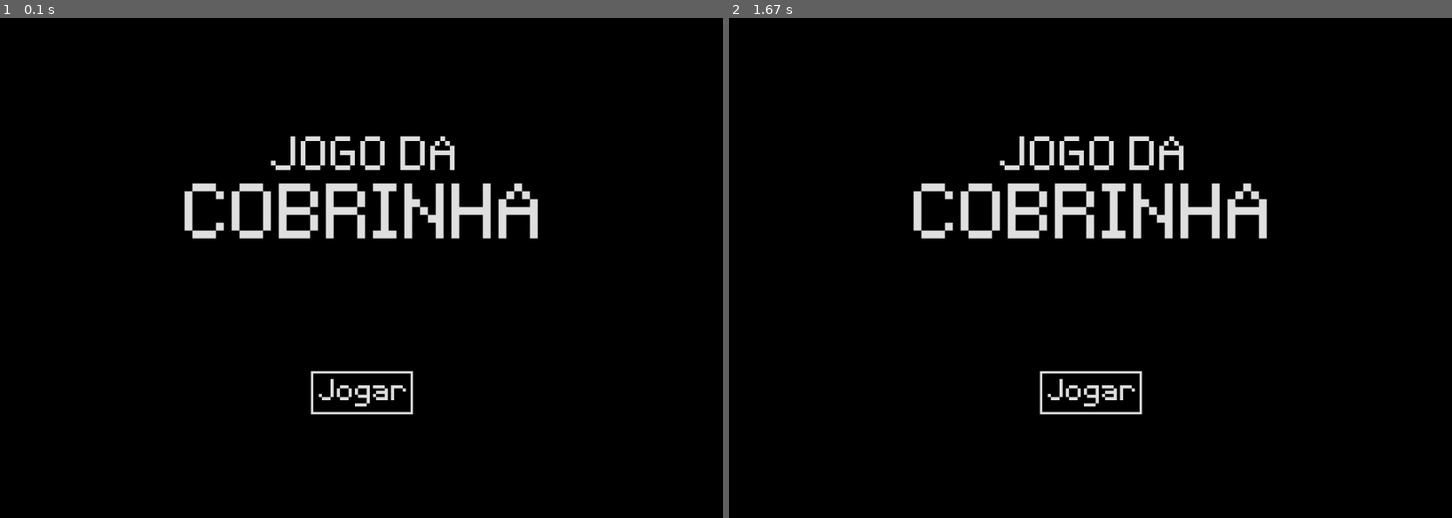
Above: before the commit, frames 1-2 (left to right).
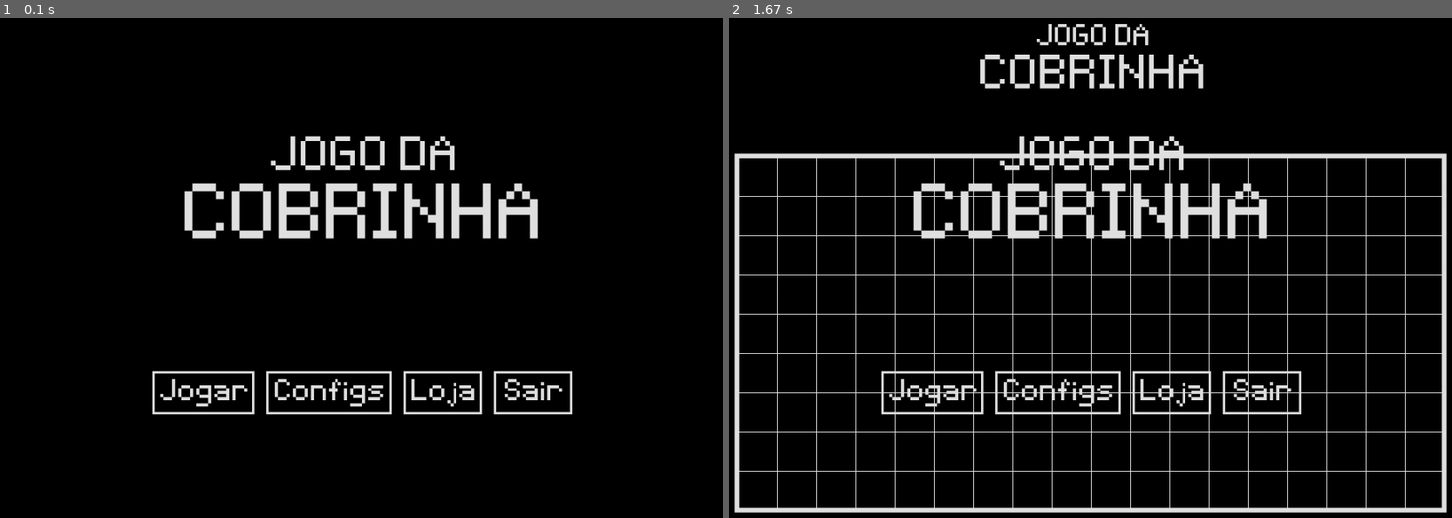
Above: after the commit, the same moments.

Repository: GiovanniDaldegan/jogo-da-cobrinha-pygame
Game: pygame game, started from scripts/main.py
Same seed, same stepped clock (60 frames per second), same inputs: the game is played once before the commit and once after it.
Inputs:
- Up to frame 1 (0.1 s): no input
- Up to frame 2 (1.67 s): tap Space at 0.33 s

The runs differ from the first frame. In frame 1, 1.7% of the frame differs, in the area x 20-80%, y 70-80%; in frame 2, 8.5%, in the area x 0-100%, y 1-99%.

Commit message:
20/07 - scene_manager
Tentei fazer o gerenciador de cenas funcionar finalmente, mas encontrei um problema.

Já é possível trocar de cena, (isso é identificado com o script da cena e é retornado ao scene_manager, responsável por trocar a cena).

E também, agora as cenas tem funções para iniciar a cena (executadas ocorrem apenas 1 vez) e funções para atualizar a cena (chamadas a cada frame).

Nisso, o problema está na renderização. Quando tento resetar a lista "layers", nada é desenhado na tela. Por enquanto, estou dispensando essa limpeza das camadas.

Vai assim mesmo, depois arrumo.

Diff:
--- a/scripts/input.py
+++ b/scripts/input.py
@@ -1,10 +1,10 @@
 import pygame
 
-def handeInput(events):
+def handleInput(events):
 
 	for event in events:
 		if event.type == pygame.KEYDOWN:
-			return str(event.key)
+			return event.key
 
 		# if event.type == pygame.MOUSEBUTTONDOWN:
 		# 	if rect.collidepoint(event.pos):
--- a/scripts/main.py
+++ b/scripts/main.py
@@ -2,7 +2,7 @@
 
 import render, sceneManager
 from settings import SETTINGS
-from scenes import game, menu
+# from scenes import game, menu
 
 
 # Game setup
@@ -16,23 +16,28 @@
 
 ## Layers: [scene setup, snake, layer2, layer3, ...]
 layers = [[], []]
-
+current_state = None
 
 def main():
 	run = True
 
+	scene_manager = sceneManager.SceneManager()
+
 
 	while run:
+		if not scene_manager.current_state:
+			scene_manager.setState(base_path, layers, 0)
+
 
 		events = pygame.event.get()
 
 		for event in events:
-			if event.type == pygame.QUIT: run = False
+			if event.type == pygame.QUIT:
+				run = False
 
-		sceneManager.runState(base_path, events, layers)
+		scene_manager.runState(base_path, events, layers)
 
 		render.renderScene(SCREEN, layers)
-		# game.gameLoop(base_path, events, layers)
 
 		clock.tick(SETTINGS["FPS"])
 
--- a/scripts/objects/snake.py
+++ b/scripts/objects/snake.py
@@ -29,7 +29,7 @@
 		self.segments = [self.head]
 		self.addSegment()
 
-		print(self.segments, end="\n\n")
+		# print(self.segments, end="\n\n")
 
 
 	def update(self):
--- a/scripts/sceneManager.py
+++ b/scripts/sceneManager.py
@@ -1,18 +1,34 @@
 from scenes import menu, game
 
-
-scenes = ["menu", "game"] # "Game over"?
-current_scene = "menu"
+class SceneManager():
+	def __init__(self):
+		self.scenes = ["menu", "game"] # "Game over"?
+		self.current_state = None
 
 
-def runState(base_path, events, layers):
-	if current_scene == scenes[0]:
-		menu.menuLoop(base_path, events, layers)
-	elif current_scene == scenes[1]:
-		game.setup(base_path, layers)
-		game.gameLoop(base_path, events, layers)
+	def runState(self, base_path, events, layers):
+		if self.current_state == "menu":
+			state_index = menu.menuLoop(base_path, events, layers)
+
+			if state_index != None:
+				self.setState(base_path, layers, state_index)
+
+		elif self.current_state == "game":
+			state_index = game.gameLoop(base_path, events, layers)
+
+			if state_index != None:
+				self.setState(base_path, layers, state_index)
 
 
-def setState(layers, current_scene, new_state):
-	layers = [[], []]
-	current_scene = new_state
+	def setState(self, source_path, layers, state_index):
+
+		print(f"Última cena: {self.current_state}")
+		# layers = [[], []]
+		self.current_state = self.scenes[state_index]
+		print(f"Próxima: {self.current_state}")
+
+		if self.current_state == "menu":
+			menu.setup(source_path, layers)
+
+		elif self.current_state == "game":
+			game.setup(source_path, layers)
--- a/scripts/scenes/game.py
+++ b/scripts/scenes/game.py
@@ -1,12 +1,13 @@
 from settings import SETTINGS, COLORS
 from objects import geometry, text, snake
 from fonts import initializeFonts
-from input import handeInput
+from input import handleInput
 
 
-player = snake.Snake(SETTINGS["GRID_SIZE"], SETTINGS["UNIT_SIZE"])
+def setup(source_path, layers):
+	# layers = [[], []]
+	print("CARALHO")
 
-def setup(source_path, layers):
 	_fonts = initializeFonts(source_path)
 
 	# TODO: garantir que a grade tenha, pelo menos, dimensões 3x3
@@ -39,11 +40,11 @@
 def gameLoop(base_path, events, layers):
 	#layers[1] = []
 
-	_input = handeInput(events)
+	_input = handleInput(events)
 
 
 	# player.update()
-
+	"""
 	print(f"\n[ {player.segments[0][0]}, ", end="")
 	for i in range(len(player.segments)):
 
@@ -56,4 +57,4 @@
 				),
 				4
 			)
-		)
+		)"""
--- a/scripts/scenes/menu.py
+++ b/scripts/scenes/menu.py
@@ -1,14 +1,13 @@
+import pygame
 from settings import SETTINGS, COLORS
 from fonts import initializeFonts
 from objects import geometry, text, button
-from input import handeInput
+from input import handleInput
 
-def menuLoop(base_path, events, layers):
+def setup(base_path, layers):
+	# layers = [[]]
+	print("PORRA")
 	_fonts = initializeFonts(base_path)
-
-	# _input = handeInput()
-
-	# if _input == "K_SPACE":
 
 
 	title0 = text.Text((
@@ -19,10 +18,32 @@
 	play_button = button.Button(
 		text.Text( [
 			{ "font": _fonts["font2"], "content": "Jogar", "pos": (2, 2), "color": COLORS["light_gray"] }
-			]
-		), geometry.Rectangle(COLORS["light_gray"], (0, 0), (130, 55), 3), (500, 500)
+		] ), geometry.Rectangle(COLORS["light_gray"], (0, 0), (130, 55), 3), (298, 500)
 	)
 
+	config_button = button.Button(
+		text.Text( [
+			{ "font": _fonts["font2"], "content": "Configs", "pos": (2, 2), "color": COLORS["light_gray"] }
+		] ), geometry.Rectangle(COLORS["light_gray"], (0, 0), (160, 55), 3), (458, 500)
+	)
 
-	layers[0].append(title0)
-	layers[0].append(play_button)
+	store_button = button.Button(
+		text.Text( [
+			{ "font": _fonts["font2"], "content": "Loja", "pos": (2, 2), "color": COLORS["light_gray"] }
+		] ), geometry.Rectangle(COLORS["light_gray"], (0, 0), (100, 55), 3), (603, 500)
+	)
+
+	exit_button = button.Button(
+		text.Text( [
+			{ "font": _fonts["font2"], "content": "Sair", "pos": (2, 2), "color": COLORS["light_gray"] }
+		] ), geometry.Rectangle(COLORS["light_gray"], (0, 0), (100, 55), 3), (718, 500)
+	)
+
+	layers[0] = [title0, play_button, config_button, store_button, exit_button]
+
+
+def menuLoop(base_path, events, layers):
+	_input = handleInput(events)
+
+	if _input == pygame.K_SPACE:
+		return 1
